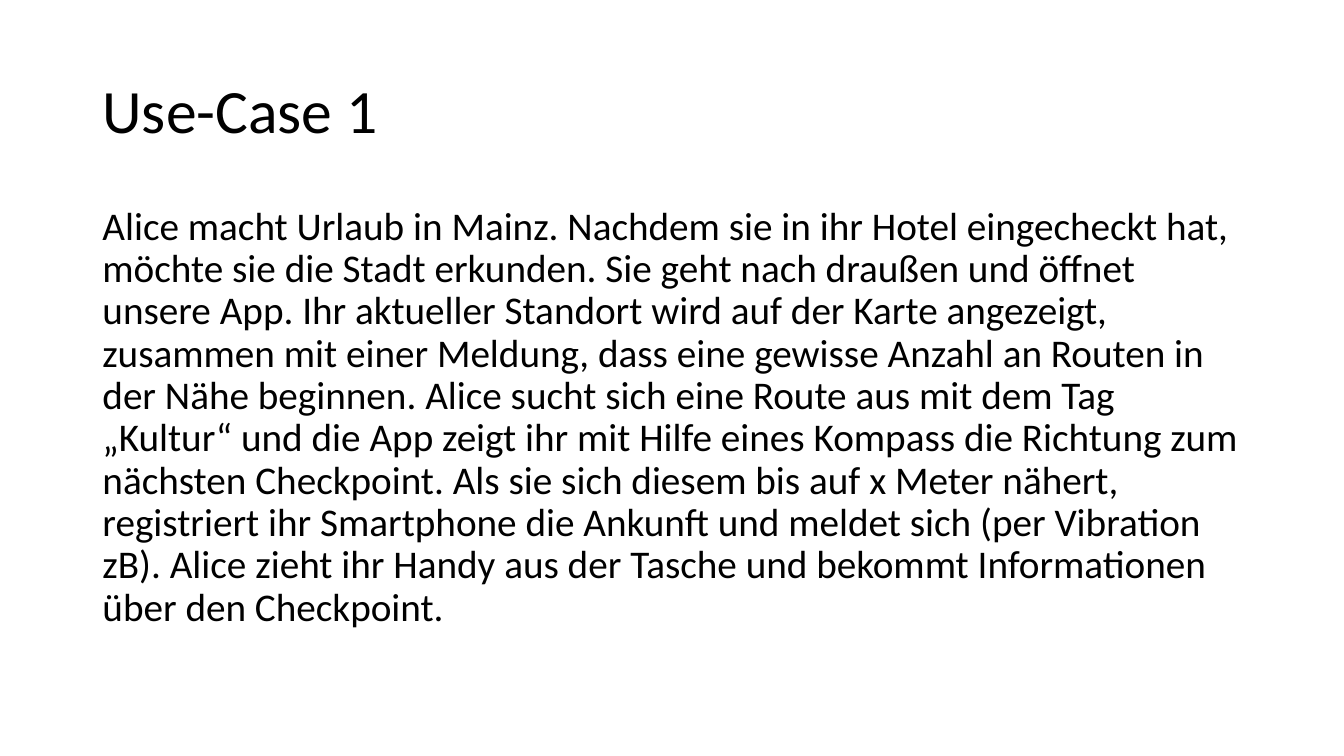
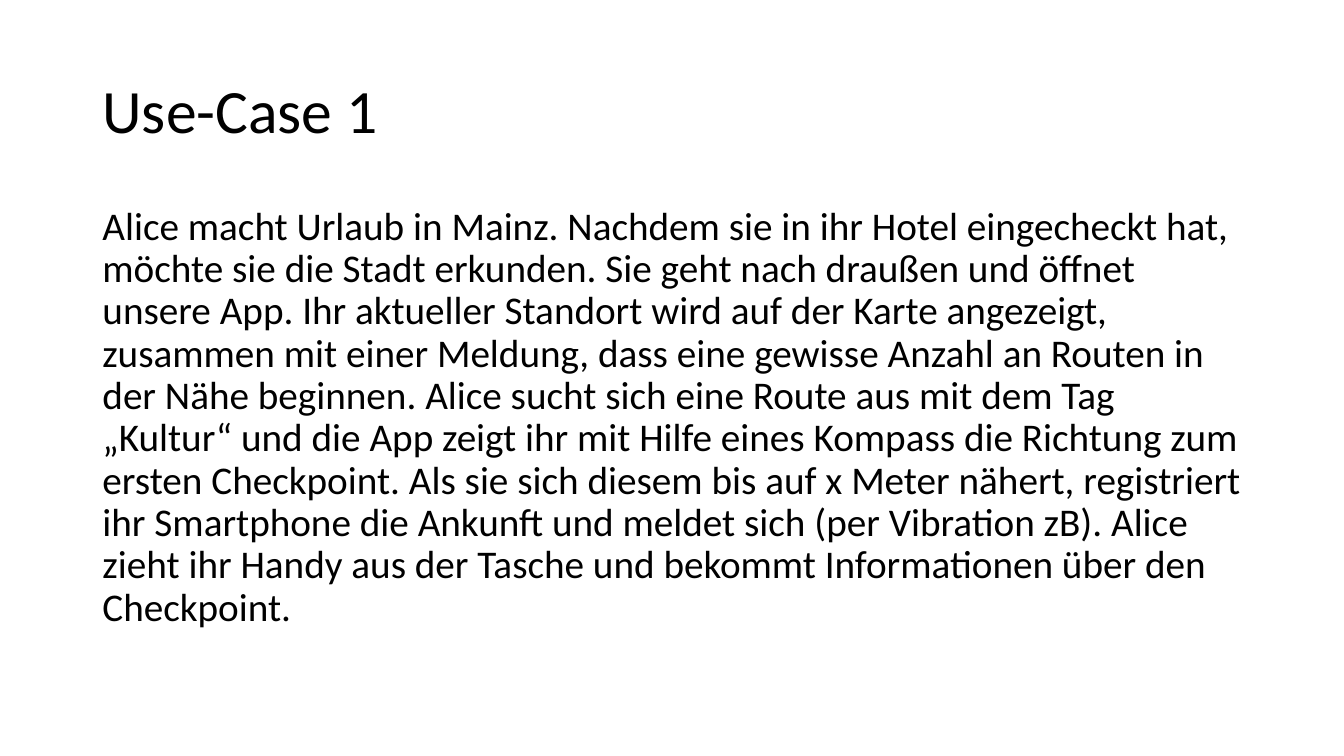
Before and after one commit to BeatBrackerz/OBIS_project, a slide deck: slide 6 of Tourismus App.pptx (slide 5 before the commit). Drawn at 1344x756 pixels with LibreOffice and Linux fonts; fonts in the diff are those of the drawing. Boxes give left, top, right and bottom in pixels: in the first picture for what was removed or moved away, otherwise in the second. Text is boxed around its words. In the diff, an @@ line names an element or a change of style, - is before the commit and + after.

```diff
--- a/Tourismus App.pptx
+++ b/Tourismus App.pptx
@@ text at (x1=102, y1=212, x2=1240, y2=628): text changed @@
-Alice macht Urlaub in Mainz. Nachdem sie in ihr Hotel eingecheckt hat, möchte sie die Stadt erkunden. Sie geht nach draußen und öffnet unsere App. Ihr aktueller Standort wird auf der Karte angezeigt, zusammen mit einer Meldung, dass eine gewisse Anzahl an Routen in der Nähe beginnen. Alice sucht sich eine Route aus mit dem Tag „Kultur“ und die App zeigt ihr mit Hilfe eines Kompass die Richtung zum nächsten Checkpoint. Als sie sich diesem bis auf x Meter nähert, registriert ihr Smartphone die Ankunft und meldet sich (per Vibration zB). Alice zieht ihr Handy aus der Tasche und bekommt Informationen über den Checkpoint.
+Alice macht Urlaub in Mainz. Nachdem sie in ihr Hotel eingecheckt hat, möchte sie die Stadt erkunden. Sie geht nach draußen und öffnet unsere App. Ihr aktueller Standort wird auf der Karte angezeigt, zusammen mit einer Meldung, dass eine gewisse Anzahl an Routen in der Nähe beginnen. Alice sucht sich eine Route aus mit dem Tag „Kultur“ und die App zeigt ihr mit Hilfe eines Kompass die Richtung zum ersten Checkpoint. Als sie sich diesem bis auf x Meter nähert, registriert ihr Smartphone die Ankunft und meldet sich (per Vibration zB). Alice zieht ihr Handy aus der Tasche und bekommt Informationen über den Checkpoint.
```
Also in this commit, not shown: 2 other slides changed, 2 slides added, 1 slide removed.
